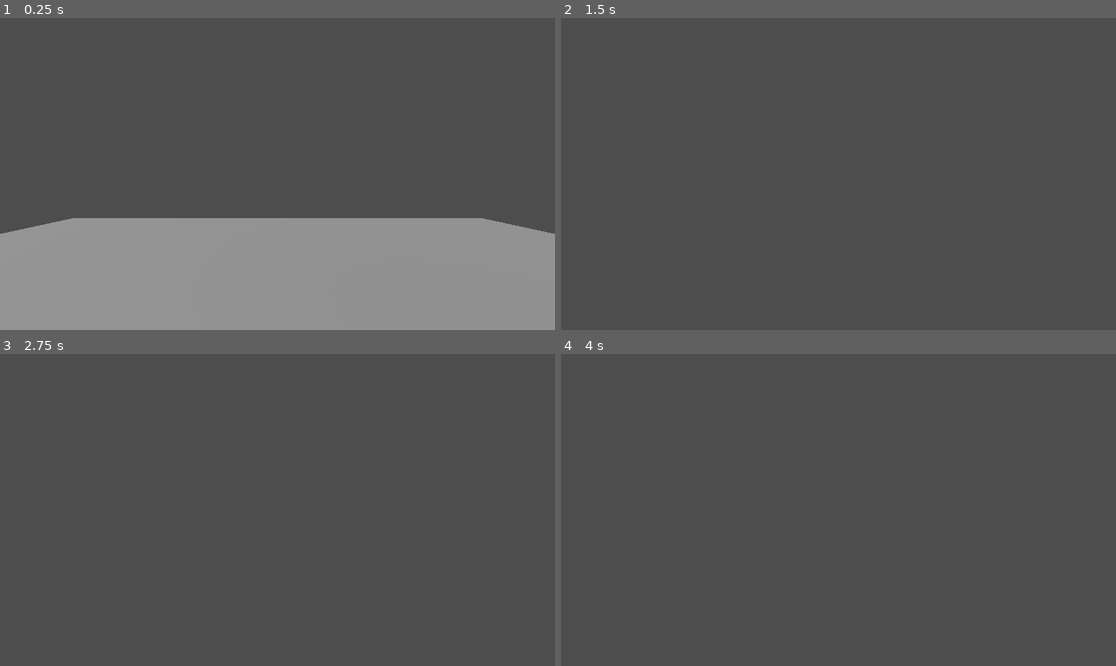
Above: before the commit, frames 1-4 (two rows, left to right).
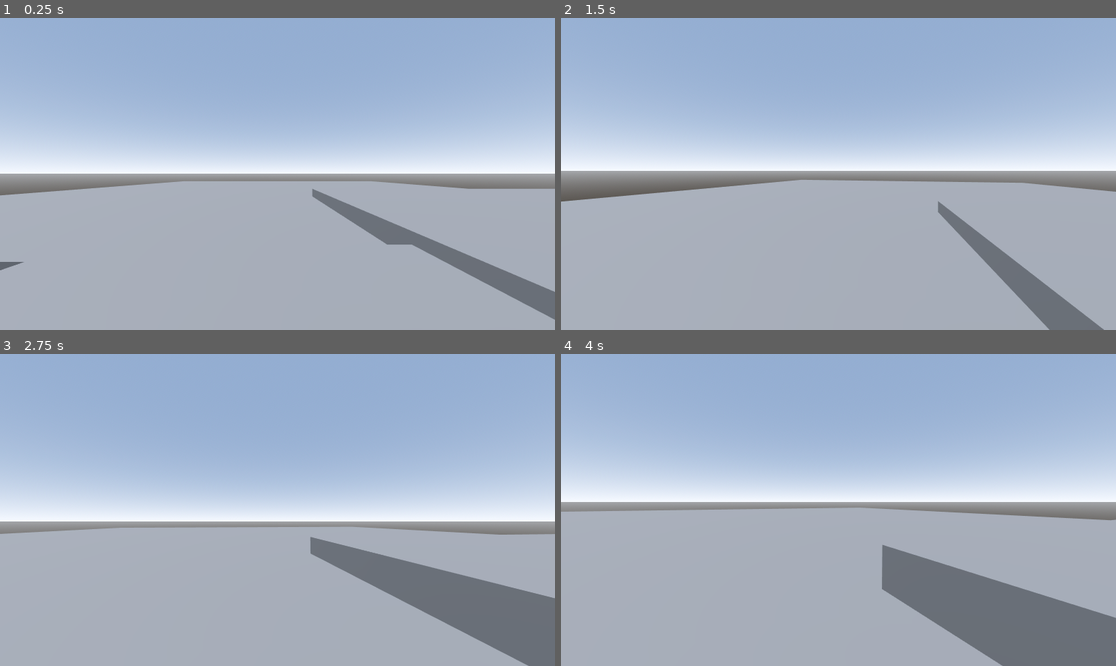
Above: after the commit, the same moments.

Repository: BoopEnthusiast/Acerola-Jam-0
Game: Godot game, scene res://main.tscn
Two runs of this game, one before a commit and one after it. Both use one fixed random seed, a clock stepped at 60 frames per second and the inputs below.
Inputs (mouse positions are in pixels of both pictures, inside the frame that each line leads up to):
- Up to frame 1 (0.25 s): no input
- Up to frame 2 (1.5 s): move the mouse to (866, 174) at 0.52 s; hold W (forward) from 0.53 s (still down); tap Space (jump) at 0.77 s; move the mouse to (810, 174) at 1.27 s
- Up to frame 3 (2.75 s): keep holding W (forward); tap Space (jump) at 1.52 s; move the mouse to (288, 503) at 2.02 s
- Up to frame 4 (4 s): keep holding W (forward); move the mouse to (832, 516) at 2.77 s; tap Space (jump) at 3.02, 3.77 s; move the mouse to (877, 513) at 3.52 s

The runs differ from the first frame. In frame 1, 100% of the frame differs, in the area x 0-100%, y 0-100%; in frame 2, 100%; in frame 3, 100%; in frame 4, 100%.

Commit message:
WorldEnvironment & CSG boolean modifier testing

Diff:
--- a/main.tscn
+++ b/main.tscn
@@ -1,13 +1,40 @@
-[gd_scene load_steps=3 format=3 uid="uid://cwnujgd7si0kw"]
+[gd_scene load_steps=5 format=3 uid="uid://cwnujgd7si0kw"]
 
 [ext_resource type="PackedScene" uid="uid://ccnfccpesogct" path="res://player.tscn" id="1_jkjib"]
 [ext_resource type="PackedScene" uid="uid://ntcgk6v8ljku" path="res://platform.tscn" id="2_4txgy"]
+[ext_resource type="Environment" uid="uid://c01mmxox0tv4j" path="res://resources/world_environment.tres" id="3_s7mla"]
+[ext_resource type="CameraAttributesPractical" uid="uid://baaqnni6ym82k" path="res://resources/camera_attributes_practical.tres" id="4_45lvy"]
 
 [node name="Main" type="Node3D"]
 
 [node name="Player" parent="." instance=ExtResource("1_jkjib")]
 
 [node name="Platform" parent="." instance=ExtResource("2_4txgy")]
+transform = Transform3D(5.91245, 0, 0, 0, 5.91245, 0, 0, 0, 5.91245, 0, -5, -34.8375)
 
 [node name="SunLight" type="DirectionalLight3D" parent="."]
-transform = Transform3D(0.761855, 0.608475, -0.222114, 0.080007, 0.25188, 0.964446, 0.642788, -0.752538, 0.143214, 3.92705, 6.88548, -4.24239)
+transform = Transform3D(0.761855, 0.608476, -0.222114, 0.080007, 0.25188, 0.964446, 0.642788, -0.752538, 0.143214, 2.11309, 6.88548, -2.67802)
+
+[node name="Platform2" parent="." instance=ExtResource("2_4txgy")]
+transform = Transform3D(1, 0, 0, 0, 1, 0, 0, 0, 1, 0, -2, 0)
+
+[node name="WorldEnvironment" type="WorldEnvironment" parent="."]
+environment = ExtResource("3_s7mla")
+camera_attributes = ExtResource("4_45lvy")
+
+[node name="LightmapGI" type="LightmapGI" parent="."]
+transform = Transform3D(1, 0, 0, 0, 1, 0, 0, 0, 1, -5.66803, 7.8661, 3.52993)
+quality = 2
+bounces = 4
+camera_attributes = ExtResource("4_45lvy")
+
+[node name="CSGBox3D" type="CSGBox3D" parent="."]
+transform = Transform3D(28.4378, 0, 0, 0, 28.4378, 0, 0, 0, 28.4378, 17.5254, -1.52941, -5.08483)
+operation = 2
+use_collision = true
+size = Vector3(1, 0.0253906, 1)
+
+[node name="CSGBox3D2" type="CSGBox3D" parent="CSGBox3D"]
+transform = Transform3D(0.12016, 0, 0, 0, 0.12016, 0, 0, 0, 0.12016, -0.052669, 0.0321171, 0.12594)
+operation = 2
+use_collision = true
--- a/platform.tscn
+++ b/platform.tscn
@@ -6,7 +6,6 @@
 [sub_resource type="BoxMesh" id="BoxMesh_runvo"]
 
 [node name="Platform" type="StaticBody3D"]
-transform = Transform3D(1, 0, 0, 0, 1, 0, 0, 0, 1, 0, -1.90684, 0)
 
 [node name="Collider" type="CollisionShape3D" parent="."]
 shape = SubResource("BoxShape3D_702v7")
--- a/player.tscn
+++ b/player.tscn
@@ -1,10 +1,15 @@
-[gd_scene load_steps=4 format=3 uid="uid://ccnfccpesogct"]
+[gd_scene load_steps=6 format=3 uid="uid://ccnfccpesogct"]
 
 [ext_resource type="Script" path="res://Player.gd" id="1_po2te"]
+[ext_resource type="Shader" path="res://post_process.gdshader" id="2_0slae"]
 
 [sub_resource type="CapsuleShape3D" id="CapsuleShape3D_rrpu0"]
 
 [sub_resource type="CapsuleMesh" id="CapsuleMesh_74kmc"]
+
+[sub_resource type="ShaderMaterial" id="ShaderMaterial_2iuul"]
+shader = ExtResource("2_0slae")
+shader_parameter/size = Vector2(32, 28)
 
 [node name="Player" type="CharacterBody3D"]
 script = ExtResource("1_po2te")
@@ -16,3 +21,15 @@
 mesh = SubResource("CapsuleMesh_74kmc")
 
 [node name="Camera" type="Camera3D" parent="."]
+transform = Transform3D(1, 0, 0, 0, 1, 0, 0, 0, 1, 0, 0.563073, 0)
+
+[node name="CanvasLayer" type="CanvasLayer" parent="."]
+visible = false
+
+[node name="ColorRect" type="ColorRect" parent="CanvasLayer"]
+material = SubResource("ShaderMaterial_2iuul")
+anchors_preset = 15
+anchor_right = 1.0
+anchor_bottom = 1.0
+grow_horizontal = 2
+grow_vertical = 2
--- /dev/null
+++ b/post_process.gdshader
@@ -0,0 +1,11 @@
+shader_type canvas_item;
+
+uniform vec2 size = vec2(32.0, 28.0);
+// If you intend to read from mipmaps with `textureLod()` LOD values greater than `0.0`,
+// use `filter_nearest_mipmap` instead. This shader doesn't require it.
+uniform sampler2D screen_texture : hint_screen_texture, repeat_disable, filter_nearest;
+
+void fragment() {
+
+
+}
--- /dev/null
+++ b/post_processing.tres
@@ -0,0 +1,13 @@
+[gd_resource type="VisualShader" format=3 uid="uid://bu04fx5c653xy"]
+
+[resource]
+code = "shader_type canvas_item;
+render_mode blend_mix;
+
+
+
+"
+graph_offset = Vector2(-6.29999, 91.02)
+mode = 1
+flags/light_only = false
+nodes/fragment/0/position = Vector2(780, 160)
--- a/project.godot
+++ b/project.godot
@@ -42,3 +42,8 @@
 "events": [Object(InputEventKey,"resource_local_to_scene":false,"resource_name":"","device":-1,"window_id":0,"alt_pressed":false,"shift_pressed":false,"ctrl_pressed":false,"meta_pressed":false,"pressed":false,"keycode":0,"physical_keycode":32,"key_label":0,"unicode":32,"echo":false,"script":null)
 ]
 }
+
+[rendering]
+
+anti_aliasing/quality/msaa_3d=3
+anti_aliasing/quality/screen_space_aa=1
--- /dev/null
+++ b/resources/camera_attributes_practical.tres
@@ -0,0 +1,3 @@
+[gd_resource type="CameraAttributesPractical" format=3 uid="uid://baaqnni6ym82k"]
+
+[resource]
--- /dev/null
+++ b/resources/world_environment.tres
@@ -0,0 +1,20 @@
+[gd_resource type="Environment" load_steps=3 format=3 uid="uid://c01mmxox0tv4j"]
+
+[sub_resource type="ProceduralSkyMaterial" id="ProceduralSkyMaterial_ehke5"]
+sky_top_color = Color(0.384314, 0.454902, 0.54902, 1)
+sky_curve = 0.102453
+sky_energy_multiplier = 1.5
+ground_curve = 0.0565688
+
+[sub_resource type="Sky" id="Sky_701jr"]
+sky_material = SubResource("ProceduralSkyMaterial_ehke5")
+
+[resource]
+background_mode = 2
+sky = SubResource("Sky_701jr")
+ambient_light_source = 3
+reflected_light_source = 2
+ssr_enabled = true
+ssao_enabled = true
+ssil_enabled = true
+glow_enabled = true
